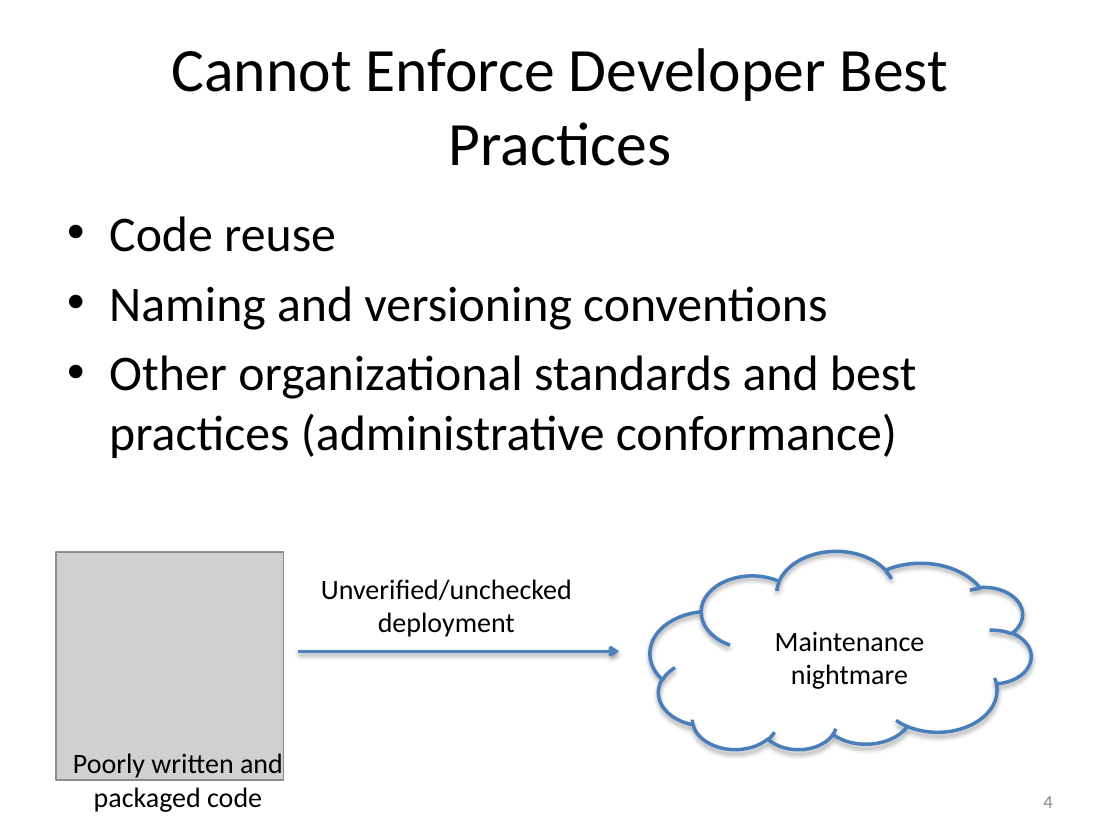
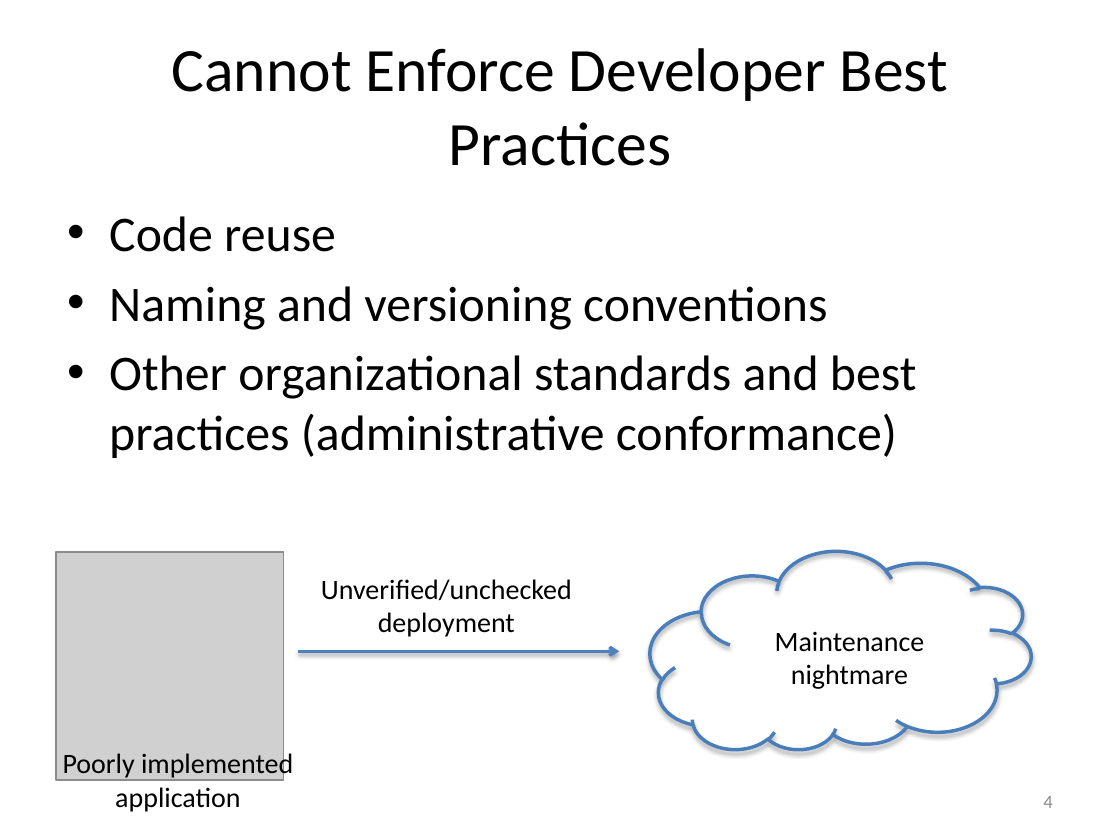
Before and after one commit to Dithn/eager-appscale, a slide deck: slide 4 of Eager/paper/dissertation/dissertation.pptx. Drawn at 1120x840 pixels with LibreOffice and Linux fonts; fonts in the diff are those of the drawing; grey boxes stand for pictures. Boxes give left, top, right and bottom in pixels: in the first picture for what was removed or moved away, otherwise in the second. Text is boxed around its words. In the diff, an @@ line names an element or a change of style, - is before the commit and + after.

Commit message:
Updated slides

```diff
--- a/Eager/paper/dissertation/dissertation.pptx
+++ b/Eager/paper/dissertation/dissertation.pptx
@@ text at [63, 750, 293, 812]: text changed @@
-Poorly written and packaged code
+Poorly implemented application
```
